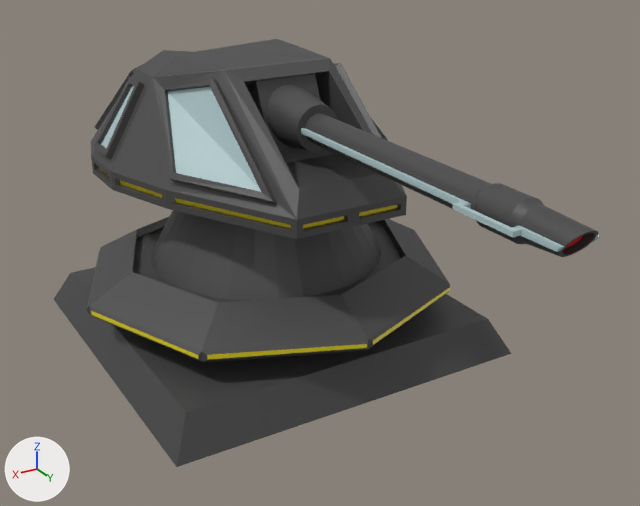
The Blender file Assets/Models/Tower1.blend, before and after one commit.
Rendered twice from a camera (50 mm lens) standing at (2.15, 4.17, 2.47) and looking at (0.0, 0.59, 0.68). Arrows for +X, +Y and +Z are at lower left; the lights stay in place.

The first picture shows 'Bot', 'Gun', 'Top'.
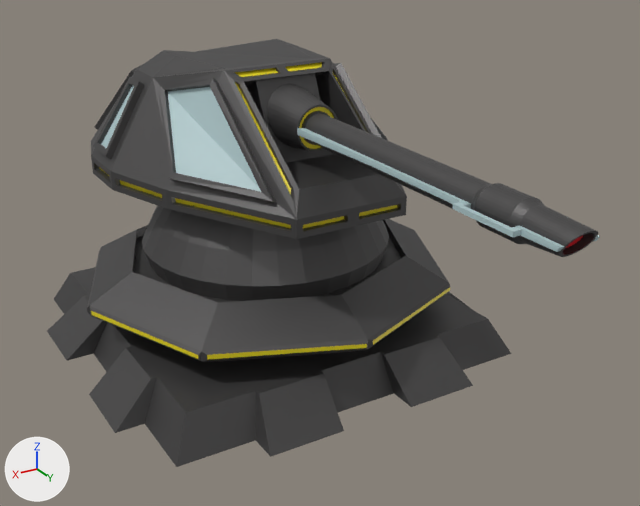
Boxes [x1, y1, x2, y2] around the edits, measured in the pictures (640 x 506 px):
'Bot', reshaped
    before: [54, 210, 511, 467]
    after: [47, 205, 511, 467]
part 1 of me_cube, built on
    before: [151, 210, 382, 301]
    after: [142, 205, 389, 301]
part 2 of me_cube, added
    after: [47, 267, 511, 467]
part 3 of me_cylinder, built on
    both: [224, 58, 406, 219]
part 4 of me_cylinder_001, built on
    before: [301, 112, 381, 174]
    after: [297, 105, 381, 174]

The edits, one by one:
me_cube is used by ob_bot; location (0.0, 0.0, 0.0).
me_cube had 144 vertices, 106 faces and spanned x -1.05..1.05, y -1.05..1.05, z 0.0..0.94.
me_cube now has 304 vertices, 266 faces and spans x -1.15..1.15, y -1.15..1.15, z 0.0..0.94.
me_cube part 1: 32 vertices moved from x -0.4..0.4, y -0.4..0.4, z 0.94 to x -0.49..0.49, y -0.49..0.49, z 0.94; 64 vertices added at x -0.69..0.69, y -0.69..0.69, z 0.58..0.74.
me_cube part 2: 96 vertices added at x -1.15..1.15, y -1.15..1.15, z 0.0..0.2.
me_cylinder is used by ob_top; location (0.0, -0.217, 1.73); rotation (0.0, 0.0, -0.394), in degrees (0, 0, -23); scale (0.8, 0.8, 0.8).
me_cylinder had 319 vertices, 306 faces and spanned x -0.97..1.11, y -1.27..1.44, z -1.0..-0.2.
me_cylinder now has 351 vertices, 338 faces and spans x -0.97..1.11, y -1.27..1.44, z -1.0..-0.2.
Part 3, on me_cylinder:
4 faces are deleted.
32 vertices are added at x -0.83..0.12, y 0.33..1.35, z -0.8..-0.21.
32 new faces join them, mat_main (dark grey #585757).
4 new faces join them, mat_light (yellow #e7d413).
me_cylinder_001 is used by ob_gun; location (0.0, 0.865, 1.33); rotation (1.571, 0.0, 0.0), in degrees (90, 0, 0); scale (1.09, 1.09, 1.09).
me_cylinder_001 had 756 vertices, 714 faces and spanned x -0.15..0.15, y -0.15..0.15, z -1.33..0.57.
me_cylinder_001 now has 916 vertices, 874 faces and spans x -0.15..0.15, y -0.15..0.15, z -1.33..0.57.
me_cylinder_001 part 4: 9 vertices moved from x -0.09..0.09, y -0.05..0.05, z 0.27 to x -0.11..0.11, y -0.05..0.05, z 0.27; 160 vertices added at x -0.1..0.1, y -0.1..0.1, z 0.27..0.28.
me_cylinder_001 now uses material mat_light (yellow #e7d413).
